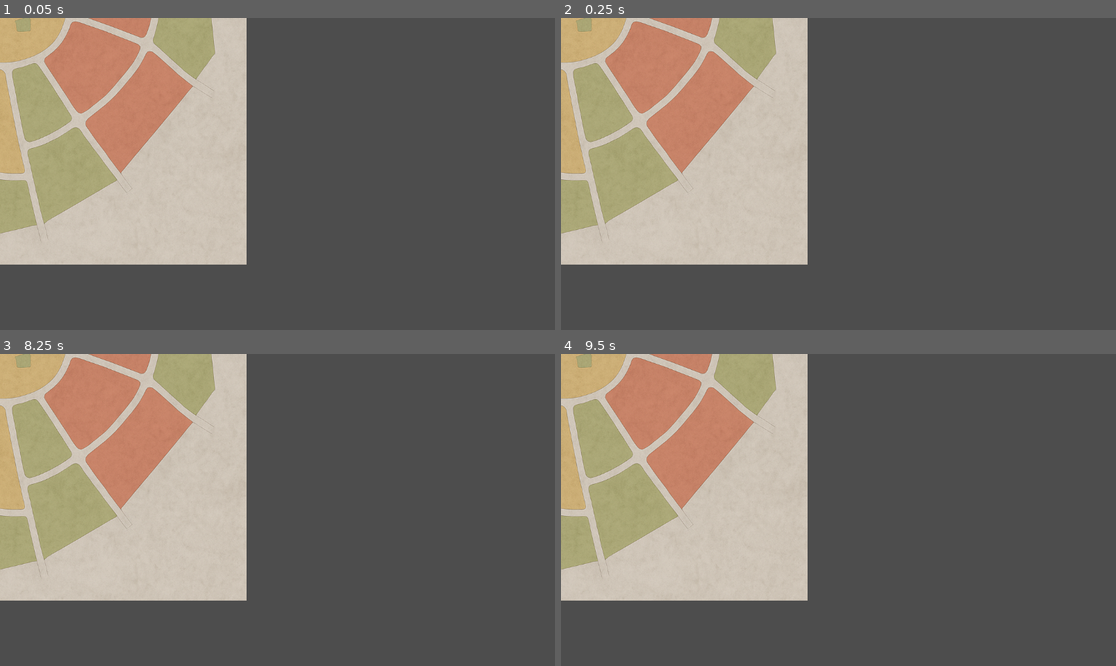
Above: before the commit, frames 1-4 (two rows, left to right).
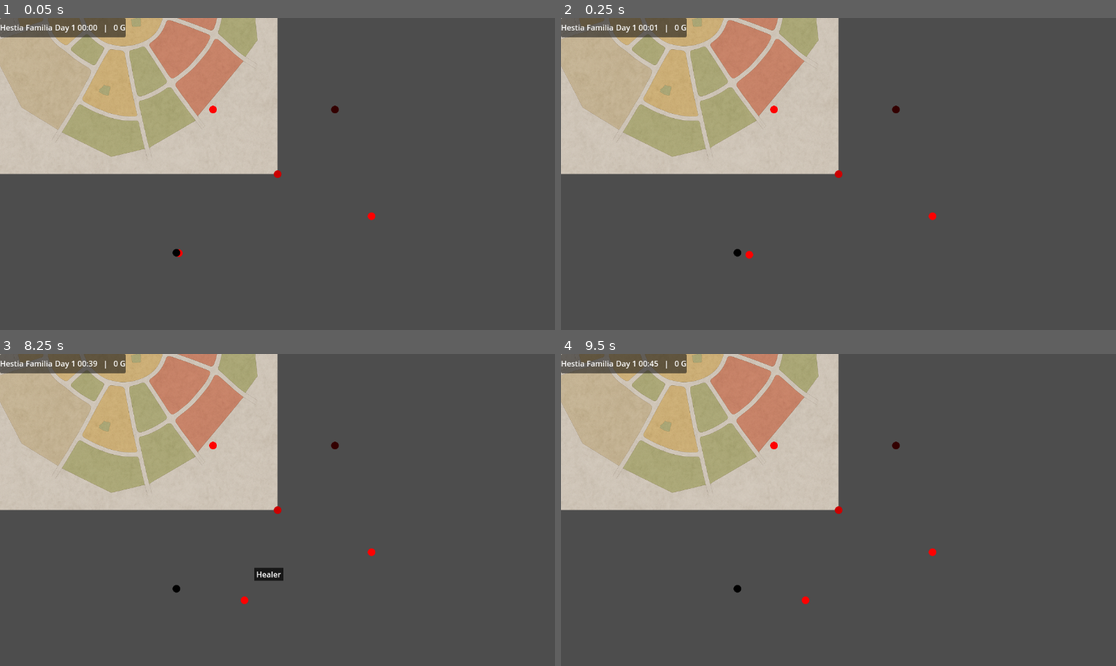
Above: after the commit, the same moments.

Repository: Elthial/AdventurerGD4Experiment
Game: Godot game, scene res://scenes/city_scene.tscn
Two runs of this game, one before a commit and one after it. Both use one fixed random seed, a clock stepped at 60 frames per second and the inputs below.
Inputs (mouse positions are in pixels of both pictures, inside the frame that each line leads up to):
- Up to frame 1 (0.05 s): no input
- Up to frame 2 (0.25 s): no input
- Up to frame 3 (8.25 s): move the mouse to (399, 494) at 0.52 s; click (399, 494) at 0.67 s; move the mouse to (166, 525) at 1.27 s; click (166, 525) at 1.42 s; tap Enter at 2, 3.5, 5 s; move the mouse to (333, 441) at 2.02 s; click (333, 441) at 2.17 s; tap Space at 2.75, 4.25, 5.75 s; move the mouse to (249, 572) at 2.77 s; click (249, 572) at 2.92 s; move the mouse to (444, 556) at 3.52 s; click (444, 556) at 3.67 s; move the mouse to (111, 463) at 4.27 s; click (111, 463) at 4.42 s; move the mouse to (305, 510) at 5.02 s; click (305, 510) at 5.17 s; move the mouse to (194, 432) at 5.77 s; click (194, 432) at 5.92 s; move the mouse to (399, 494) at 6.52 s; click (399, 494) at 6.67 s; move the mouse to (166, 525) at 7.27 s; click (166, 525) at 7.42 s; move the mouse to (333, 441) at 8.02 s; click (333, 441) at 8.17 s
- Up to frame 4 (9.5 s): move the mouse to (810, 572) at 8.77 s; click (810, 572) at 8.92 s

The runs differ from the first frame. In frame 1, 33% of the frame differs, in the area x 0-68%, y 0-80%; in frame 2, 33%; in frame 3, 33%, in the area x 0-68%, y 0-81%; in frame 4, 33%.
Error before the commit: Parse Error: Cannot infer the type of "map_size" variable because the value doesn't have a set type. (res://scripts/city_scene.gd:94)
Error after the commit: Invalid assignment of property or key 'autowrap' with value of type 'bool' on a base object of type 'RichTextLabel'. (res://scripts/city_scene.gd:246)

Commit message:
Fix type inference and float modulo in city_scene.gd

Diff:
--- a/scripts/city_scene.gd
+++ b/scripts/city_scene.gd
@@ -90,8 +90,8 @@
         map_container.add_child(adv_container)
 
     # Compute the minimum zoom so that the map fits entirely within the viewport.
-    var view_size := get_viewport_rect().size
-    var map_size := map_sprite.texture.get_size()
+    var view_size : Vector2 = get_viewport_rect().size
+    var map_size : Vector2 = map_sprite.texture.get_size()
     min_zoom = min(view_size.x / map_size.x, view_size.y / map_size.y)
     max_zoom = 1.0
     current_zoom = min_zoom
@@ -176,8 +176,8 @@
     # Apply uniform scale to the container
     map_container.scale = Vector2(current_zoom, current_zoom)
     # Compute scaled map size and center it within the viewport
-    var view_size := get_viewport_rect().size
-    var map_size := map_sprite.texture.get_size() * current_zoom
+    var view_size : Vector2 = get_viewport_rect().size
+    var map_size : Vector2 = map_sprite.texture.get_size() * current_zoom
     # Position container so that the map is centered
     map_container.position = view_size * 0.5 - map_size * 0.5
 
@@ -272,7 +272,8 @@
     var status_label : Label = top_bar.get_node("HBoxContainer/StatusLabel")
     # Compute hours and minutes from game_time_seconds
     var hours := int(game_time_seconds / 3600.0)
-    var minutes := int((game_time_seconds % 3600.0) / 60.0)
+    # Use integer division and remainder for minutes to avoid using % on floats
+    var minutes := int(game_time_seconds / 60.0) % 60
     var time_str := "Day %s %02d:%02d" % [day_counter, hours, minutes]
     status_label.text = "%s   |   %d G" % [time_str, money]
 
